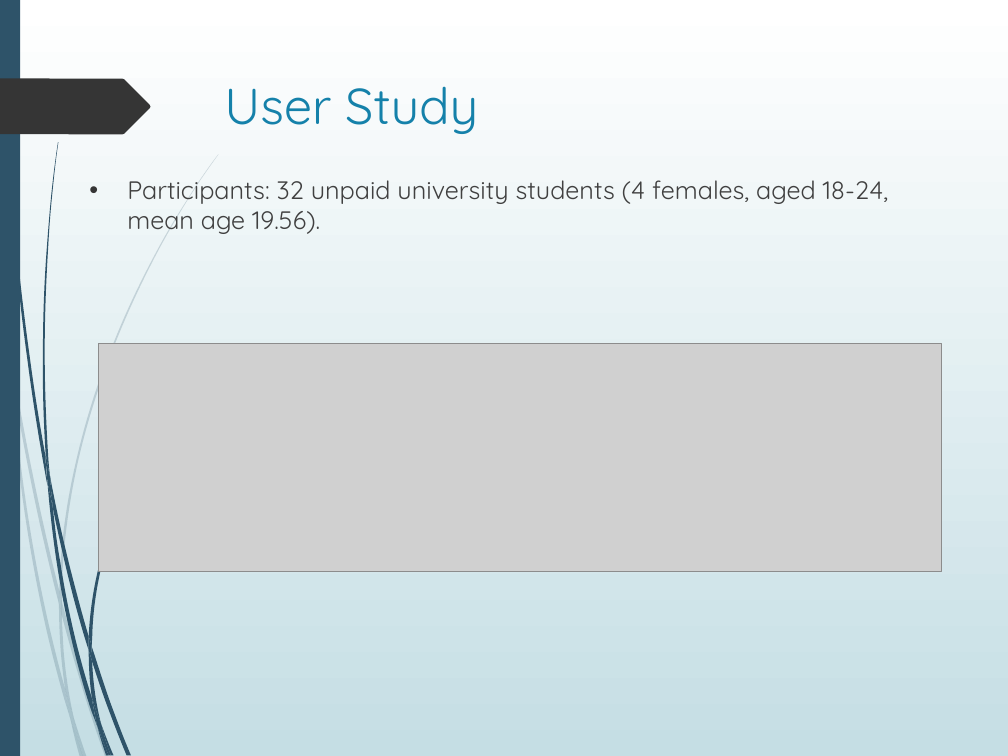
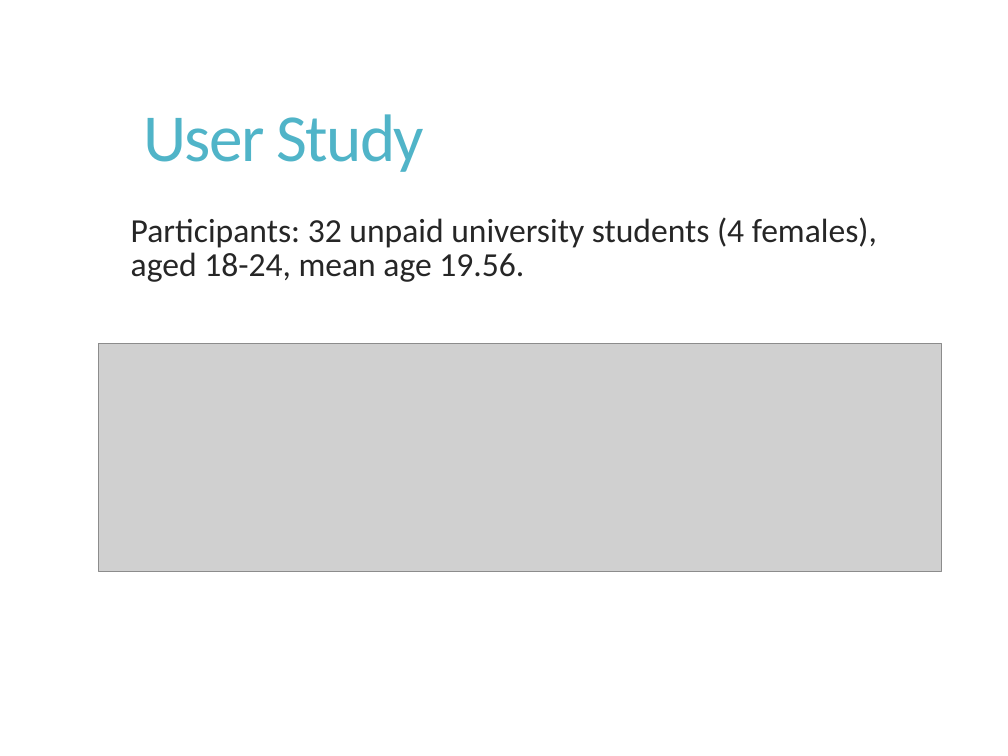
Before and after one commit to Akash3121/3D, a slide deck: slide 7 of Paper-Presentation/Akash - VR_Sickness_Mitigation_Methods_Presentation.pptx. Drawn at 1008x756 pixels with LibreOffice and Linux fonts; fonts in the diff are those of the drawing; grey boxes stand for pictures; background and template pictures are left out. Boxes give left, top, right and bottom in pixels: in the first picture for what was removed or moved away, otherwise in the second. Text is boxed around its words. In the diff, an @@ line names an element or a change of style, - is before the commit and + after.

```diff
--- a/Paper-Presentation/Akash - VR_Sickness_Mitigation_Methods_Presentation.pptx
+++ b/Paper-Presentation/Akash - VR_Sickness_Mitigation_Methods_Presentation.pptx
@@ background gradient #FFFFFF to #C5DEE5 to picture (left out) @@
@@ rectangle removed at (x1=0, y1=0, x2=20, y2=756) @@
@@ freeform shape removed at (x1=0, y1=79, x2=150, y2=135) @@
@@ title "User Study" moved from (x1=224, y1=86, x2=478, y2=134) to (x1=143, y1=114, x2=424, y2=172) @@
@@ title "User Study" at (x1=143, y1=114, x2=424, y2=172): size 36 to 48 pt, font Quicksand to Calibri, text colour #1581AA to #50B4C8, letter spacing 0 to -1.2 pt; line spacing 1 to 0.9; vertical alignment top to middle @@
@@ text at (x1=131, y1=217, x2=877, y2=282): text changed; size 18 to 24 pt; font Quicksand to Calibri; text colour #404040 to #262626 @@
-• Participants: 32 unpaid university students (4 females, aged 18-24, mean age 19.56).
+  Participants: 32 unpaid university students (4 females), aged 18-24, mean age 19.56.
@@ group removed at (x1=0, y1=154, x2=219, y2=756): 10 freeform shapes @@
@@ group removed at (x1=2, y1=0, x2=218, y2=756): 12 freeform shapes @@
```
Also in this commit, not shown: 17 other slides changed, 1 slide added.
